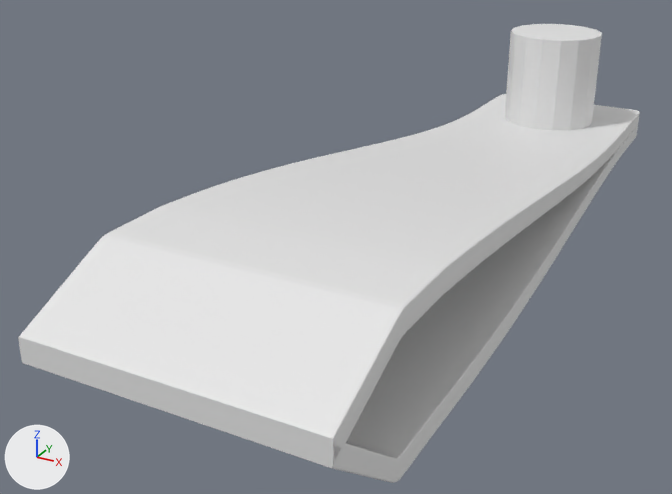
What one commit did to the Blender file Models/NailCutter.blend.
The view is the same before and after, from a camera (50 mm lens) standing at (2.74, -6.43, 2.87) and looking at (-0.74, -0.09, -0.3). Every picture has the same lights, and +X, +Y and +Z are marked at lower left.
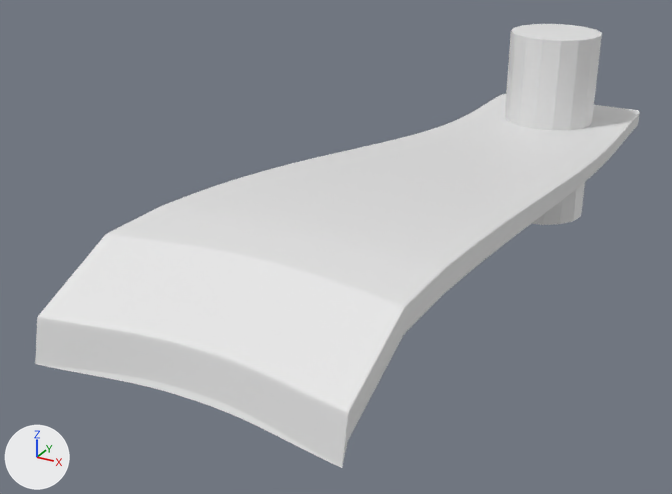
Commit message: Addded Nail Bend

Where the change shows, as pixel boxes [x1, y1, x2, y2] in the pictures (672 x 494 px):
```json
{"object": "Cube.000", "change": "reshaped", "before": [18, 94, 640, 468], "after": [35, 94, 640, 468]}
{"object": "Cube.001", "change": "hidden", "before": [333, 125, 638, 483]}
{"part": 1, "of": "me_cube_002", "change": "built on", "before": [18, 234, 438, 468], "after": [35, 234, 439, 468]}
```

The change, as JSON lines over the scene's bpy script:
```json
{"block": "me_cube_002", "where": "# used by ob_cube_000; location = (0.0, 0.904, -0.014); scale = (1.0, 3.35, 0.084)"}
{"op": "remove", "block": "me_cube_002", "code": "me_cube_002.from_pydata(...)  # 316 vertices, 310 faces; spans x -1.0..1.0, y -1.25..0.99, z -0.83..8.17"}
{"op": "add", "block": "me_cube_002", "code": "me_cube_002.from_pydata(...)  # 1180 vertices, 1174 faces; spans x -1.0..1.0, y -1.23..0.99, z -0.83..8.17"}
{"block": "me_cube_002", "change": "me_cube_002 part 1: 68 vertices moved from x -1.0..1.0, y -1.25..-0.87, z 2.1..8.17 to x -1.0..1.0, y -1.23..-0.86, z 1.45..8.17; 20 vertices removed from x -1.0..1.0, y -1.25, z 2.11..4.11; 884 vertices added at x -1.0..1.0, y -1.22..0.99, z -0.83..8.17"}
{"op": "add", "block": "ob_cube_001", "code": "ob_cube_001.hide_viewport = True"}
```
